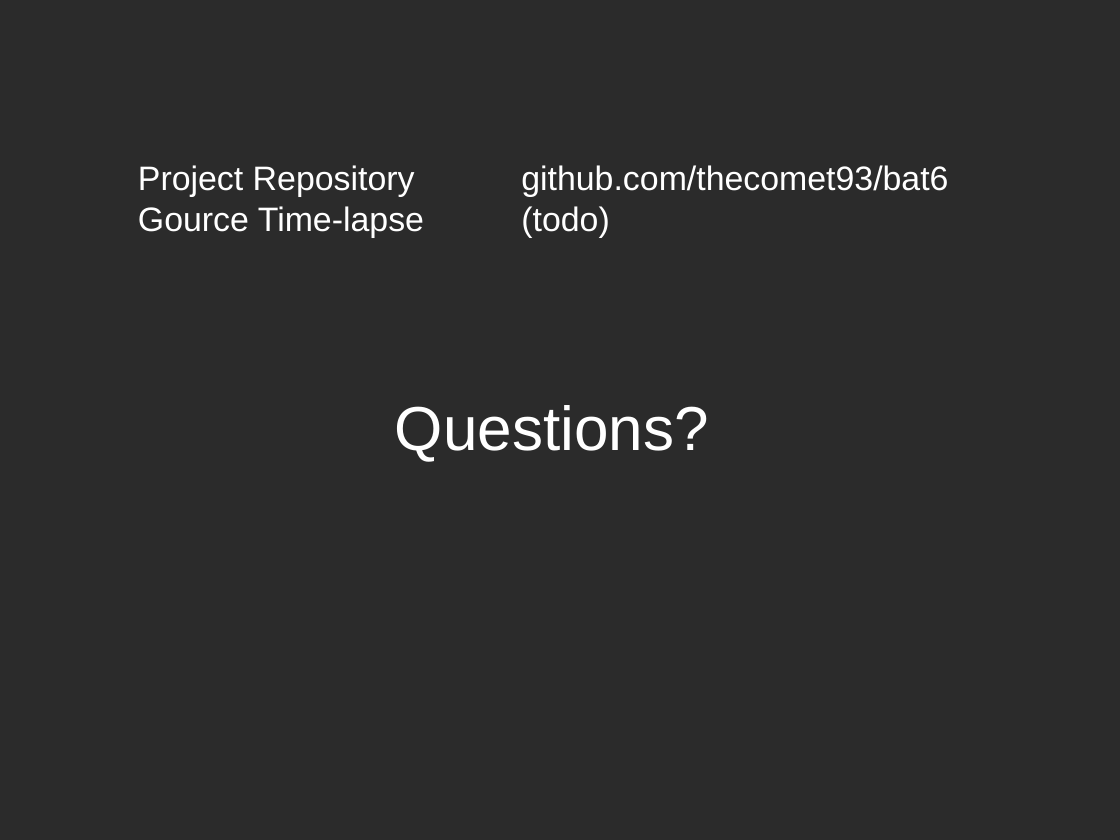
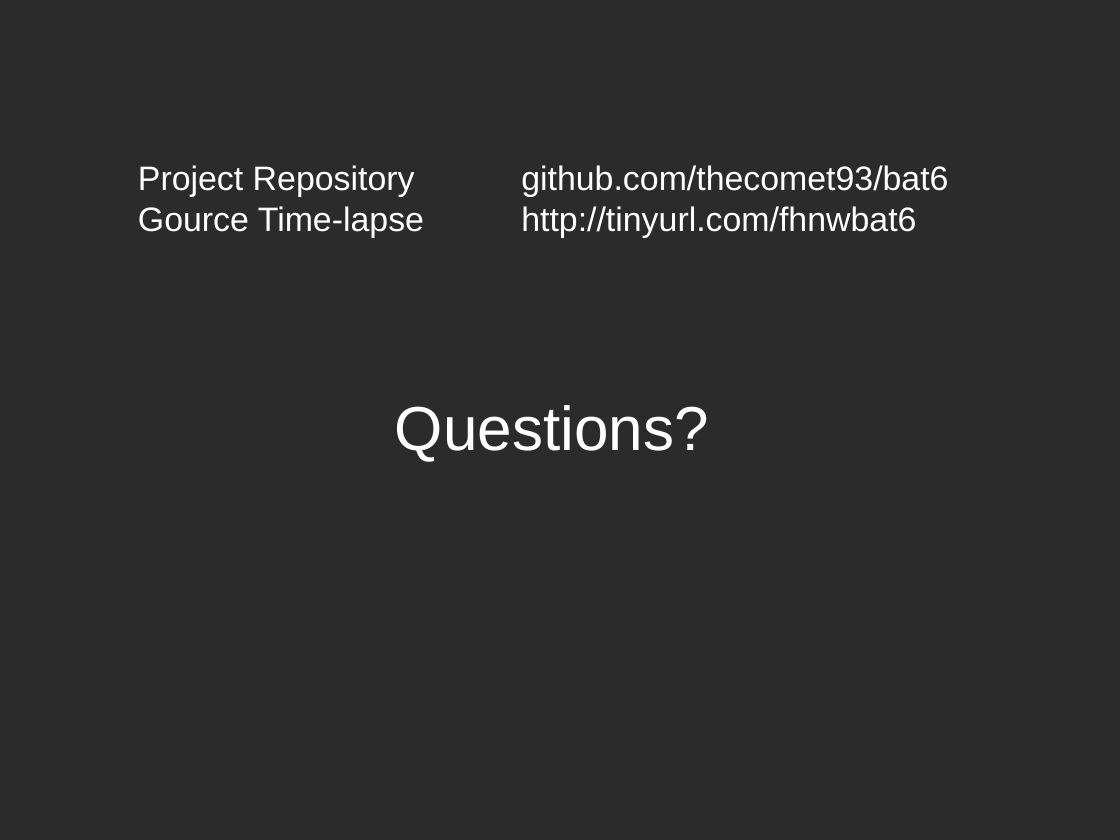
Before and after one commit to TheComet/bat6, a slide deck: slide 15 of doc/presentation/libreoffice/presentation.odp. Drawn at 1120x840 pixels with LibreOffice and Linux fonts; fonts in the diff are those of the drawing; background and template pictures are left out; a plain dark background stands for a picture behind light text. Boxes give left, top, right and bottom in pixels: in the first picture for what was removed or moved away, otherwise in the second. Text is boxed around its words. In the diff, an @@ line names an element or a change of style, - is before the commit and + after.

```diff
--- a/doc/presentation/libreoffice/presentation.odp
+++ b/doc/presentation/libreoffice/presentation.odp
@@ text at bbox=[521, 206, 916, 238]: text changed @@
-(todo)
+http://tinyurl.com/fhnwbat6
```
Also in this commit, not shown: 1 other slide changed, 1 slide added, 1 slide removed.
